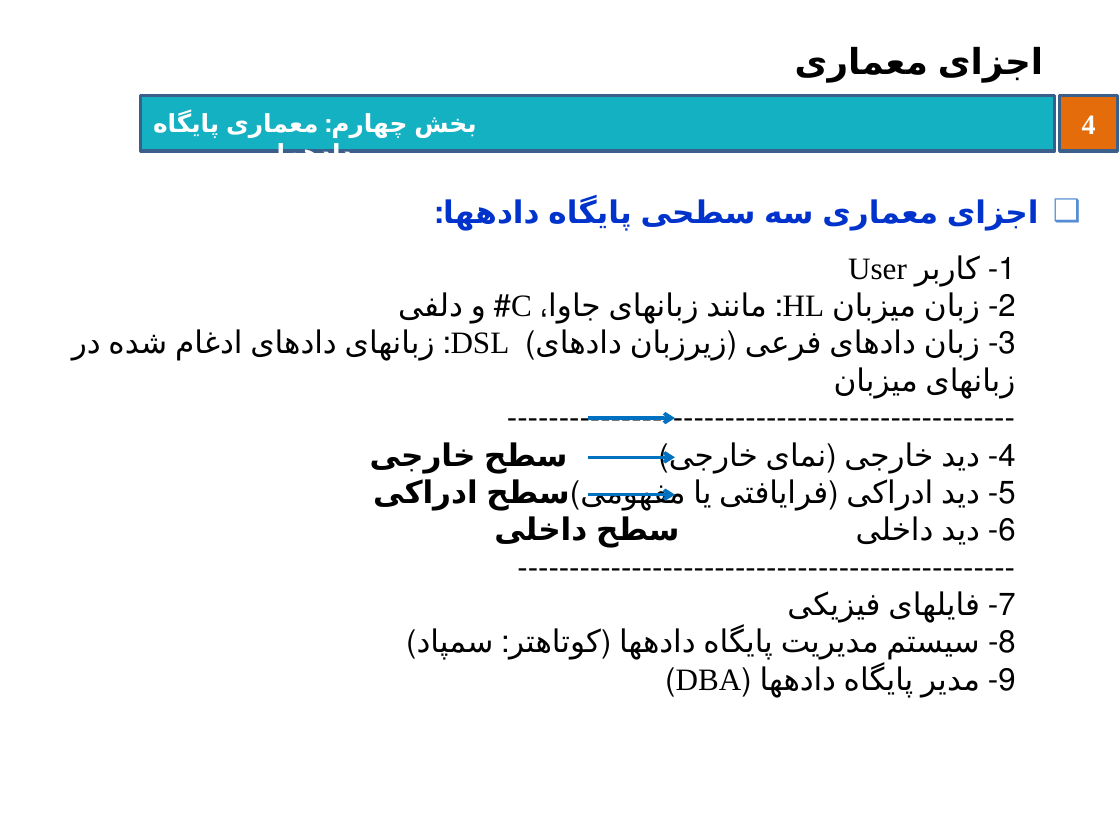
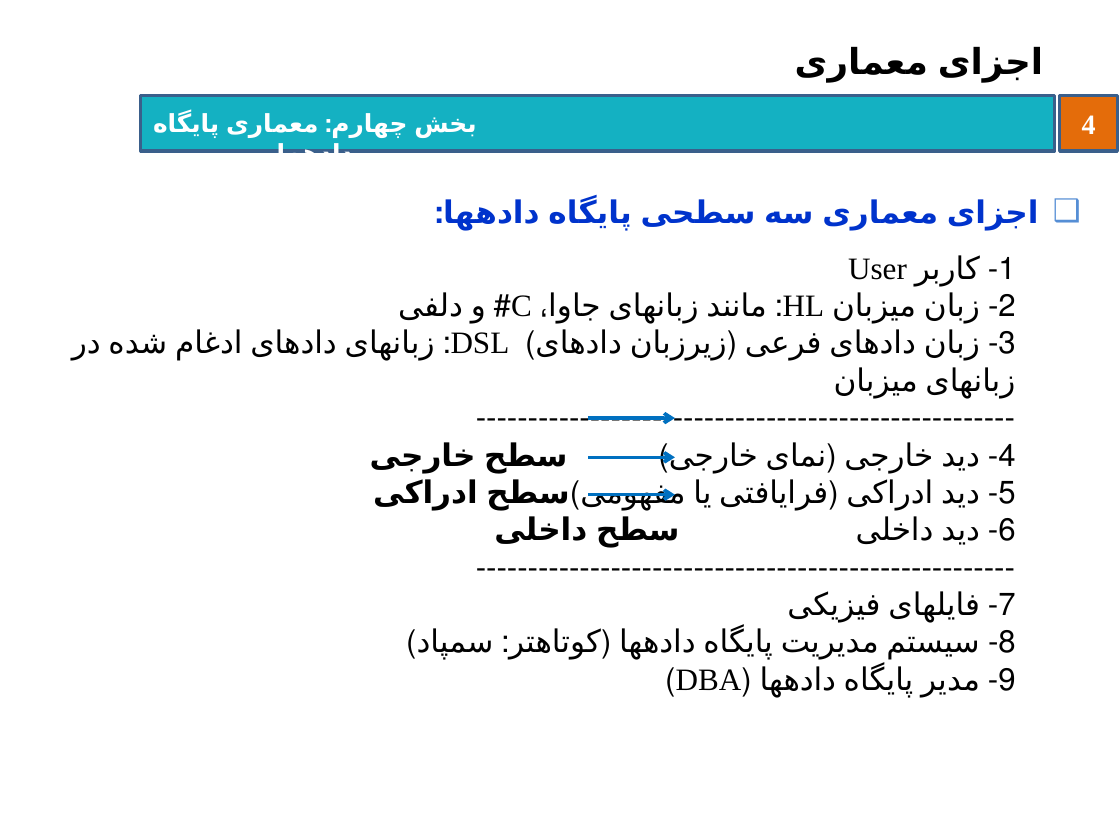
Before and after one commit to behnamhatami/DB-Slides, a slide deck: slide 4 of 4-DB-ArchitectureOfDBs.pptx. Drawn at 1120x840 pixels with LibreOffice and Linux fonts; fonts in the diff are those of the drawing; background and template pictures are left out. Boxes give left, top, right and bottom in pixels: in the first picture for what was removed or moved away, otherwise in the second. Text is boxed around its words. In the diff, an @@ line names an element or a change of style, - is before the commit and + after.

```diff
--- a/4-DB-ArchitectureOfDBs.pptx
+++ b/4-DB-ArchitectureOfDBs.pptx
@@ text at (486,257,1015,653): text changed @@
--------------------------------------------------
+----------------------------------------------------
@@ text at (486,257,1015,653): text changed @@
-------------------------------------------------
+----------------------------------------------------
```
Also in this commit, not shown: 9 other slides changed.
